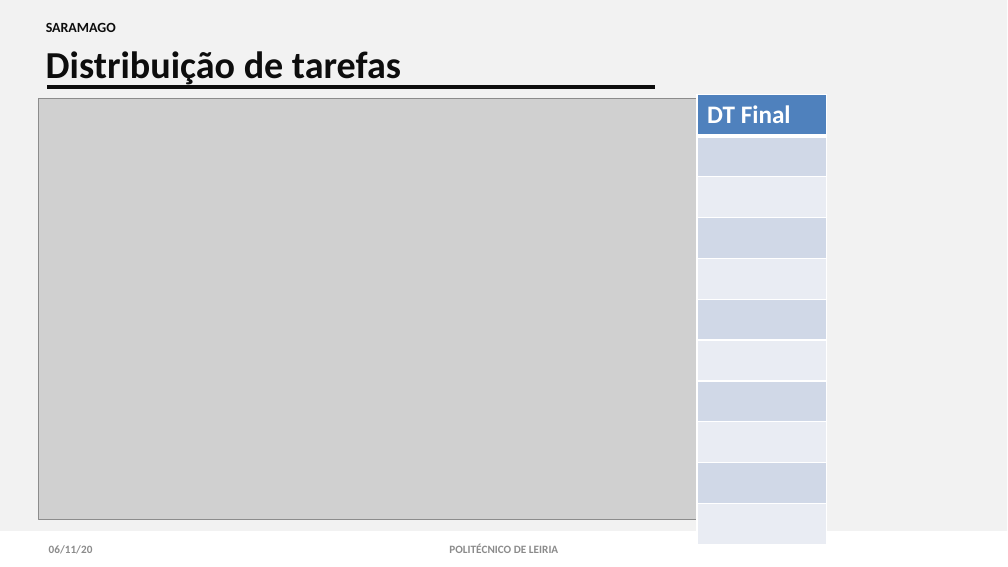
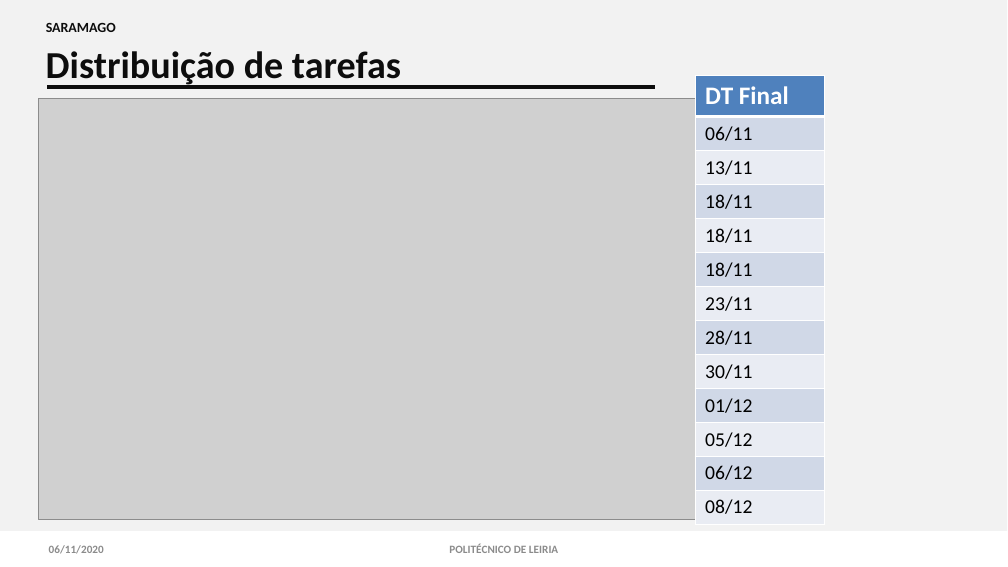
Before and after one commit to 2180622/IPL_PSI_ProjetoFinal_SARAMAGO, a slide deck: slide 10 of documentacao/Especificacao_Sistema_Informacao/android/IPL-TeSP-AMSI-SARAMAGO.pptx. Drawn at 1008x567 pixels with LibreOffice and Linux fonts; fonts in the diff are those of the drawing; grey boxes stand for pictures. Boxes give left, top, right and bottom in pixels: in the first picture for what was removed or moved away, otherwise in the second. Text is boxed around its words. In the diff, an @@ line names an element or a change of style, - is before the commit and + after.

```diff
--- a/documentacao/Especificacao_Sistema_Informacao/android/IPL-TeSP-AMSI-SARAMAGO.pptx
+++ b/documentacao/Especificacao_Sistema_Informacao/android/IPL-TeSP-AMSI-SARAMAGO.pptx
@@ table at (696, 76, 826, 519) @@
-row 2: 
-row 3: 
-row 4: 
-row 5: 
-row 6: 
-row 7: 
-row 8: 
-row 9: 
-row 10: 
-row 11: 
+row 2: 06/11
+row 3: 13/11
+row 4: 18/11
+row 5: 18/11
+row 6: 18/11
+row 7: 23/11
+row 8: 28/11
+row 9: 30/11
+row 10: 01/12
+row 11: 05/12
+row 12: 06/12
+row 13: 08/12
@@ table: place and size @@
-table at (698, 95, 828, 544)
+table at (696, 76, 826, 519)
@@ text at (49, 545, 104, 554): text changed @@
-06/11/20
+06/11/2020
```
Also in this commit, not shown: 10 other slides changed, 1 other file.
